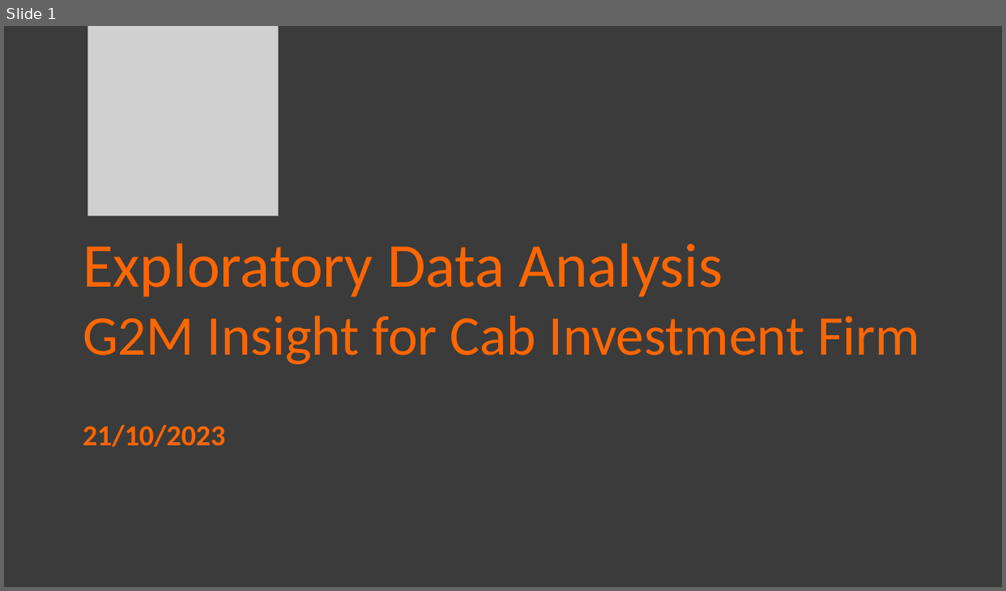
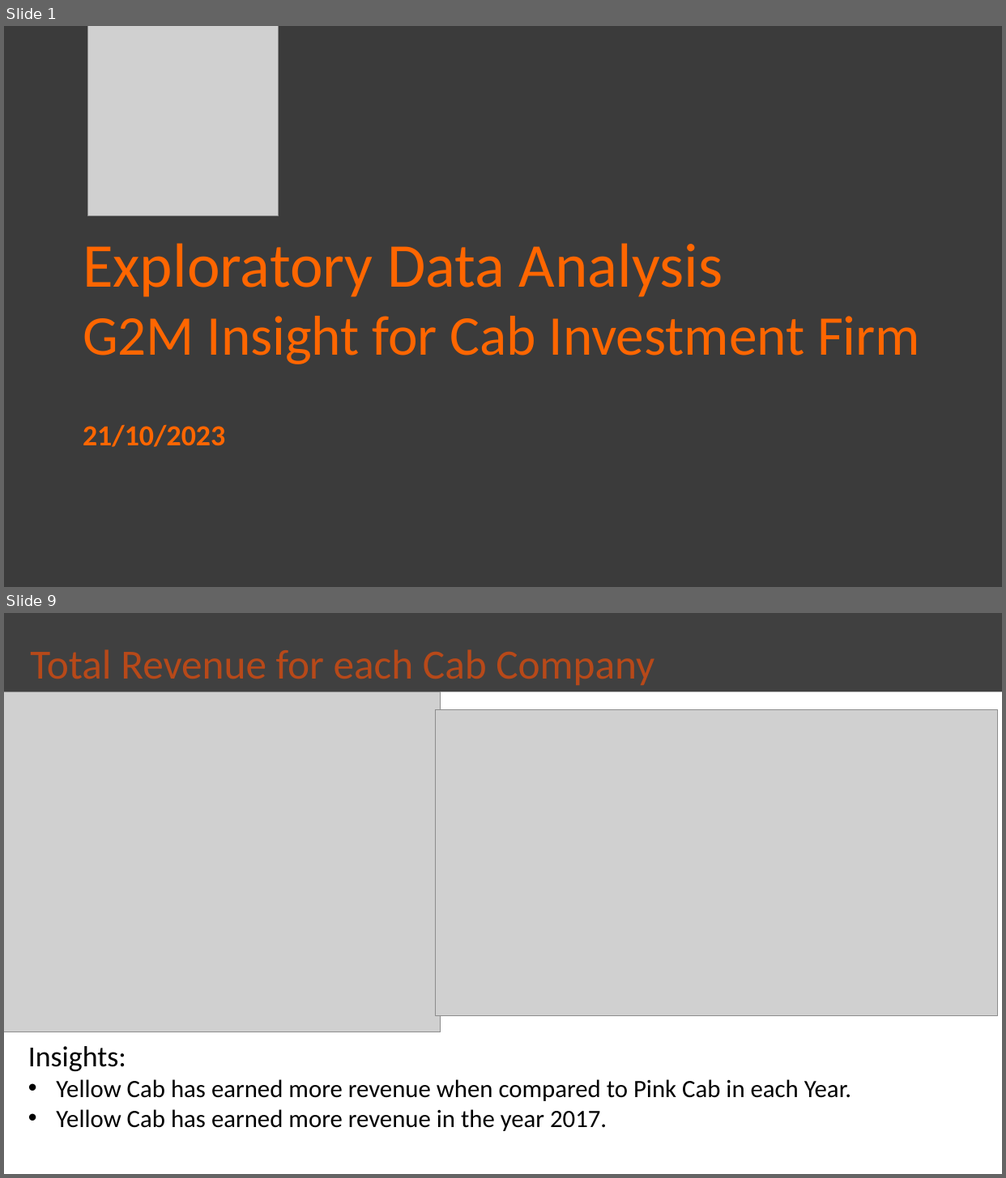
Before and after one commit to NazriJasmal/G2M-Insight-for-Cab-Investment-Firm, a slide deck: G2M Case Study.pptx. Shown one above the other, each under a label of ours: slide 1 before the commit, slides 1 and 9 after it; the slides between them are not shown. The pictures are 1006x591 and 1006x1178 pixels, drawn with LibreOffice and Linux fonts; fonts in the diff are those of the drawing; grey boxes stand for pictures. Boxes give left, top, right and bottom in pixels: in the first picture for what was removed or moved away, otherwise in the second. Text is boxed around its words. In the diff, an @@ line names an element or a change of style, - is before the commit and + after.

```diff
--- a/G2M Case Study.pptx
+++ b/G2M Case Study.pptx
@@ slide 9 added at (4,613,1002,1174), background #FFFFFF @@
@@ title added at (4,613,1002,692), fill #404040, 40 pt, text #B74919 @@
+Total Revenue for each Cab Company
@@ picture added at (4,692,441,1033) @@
@@ picture added at (436,709,998,1016) @@
@@ text added at (28,1046,851,1131), 24 pt, text #000000 @@
+Insights:
+• Yellow Cab has earned more revenue when compared to Pink Cab in each Year.
+• Yellow Cab has earned more revenue in the year 2017.
```
Also in this commit, not shown: 2 slides changed, 13 other slides added, 3 slides removed.
